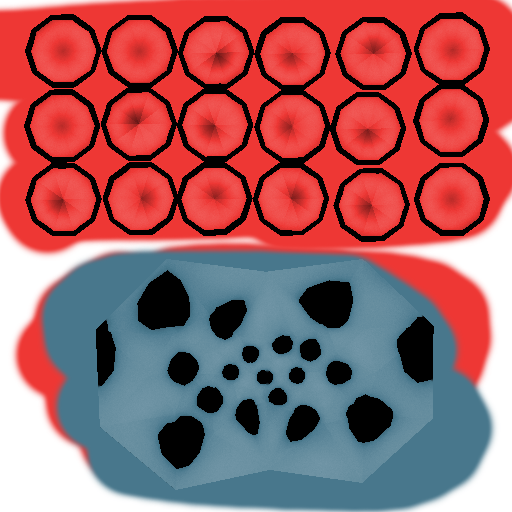
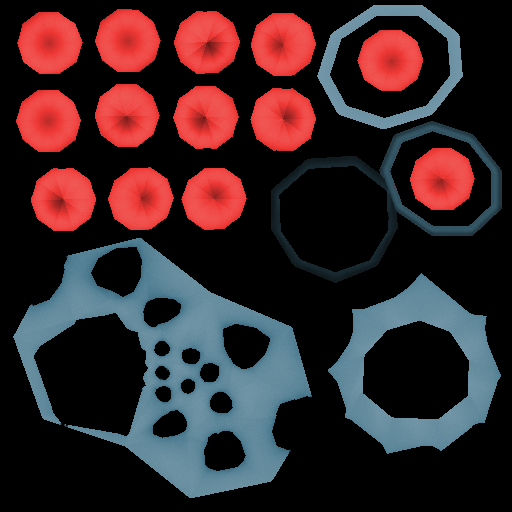
Layered file, before and after one edit (512 × 512). Changes by layer:
painted on "Layer 1" over box(0, 0, 512, 512)
renamed "ao" to "asdf", painted on it over box(0, 0, 512, 512)
removed layer "adf" over box(24, 14, 489, 490)
